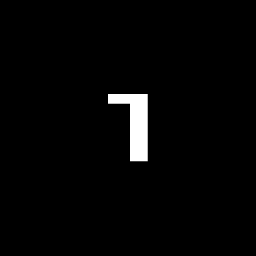
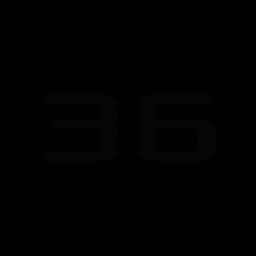
Layered file, before and after one edit (w=256, h=256). Changes by layer:
added layer "Layer 1" above "3" over left=43, top=94, right=216, bottom=162
hid "1" over left=108, top=94, right=148, bottom=162
